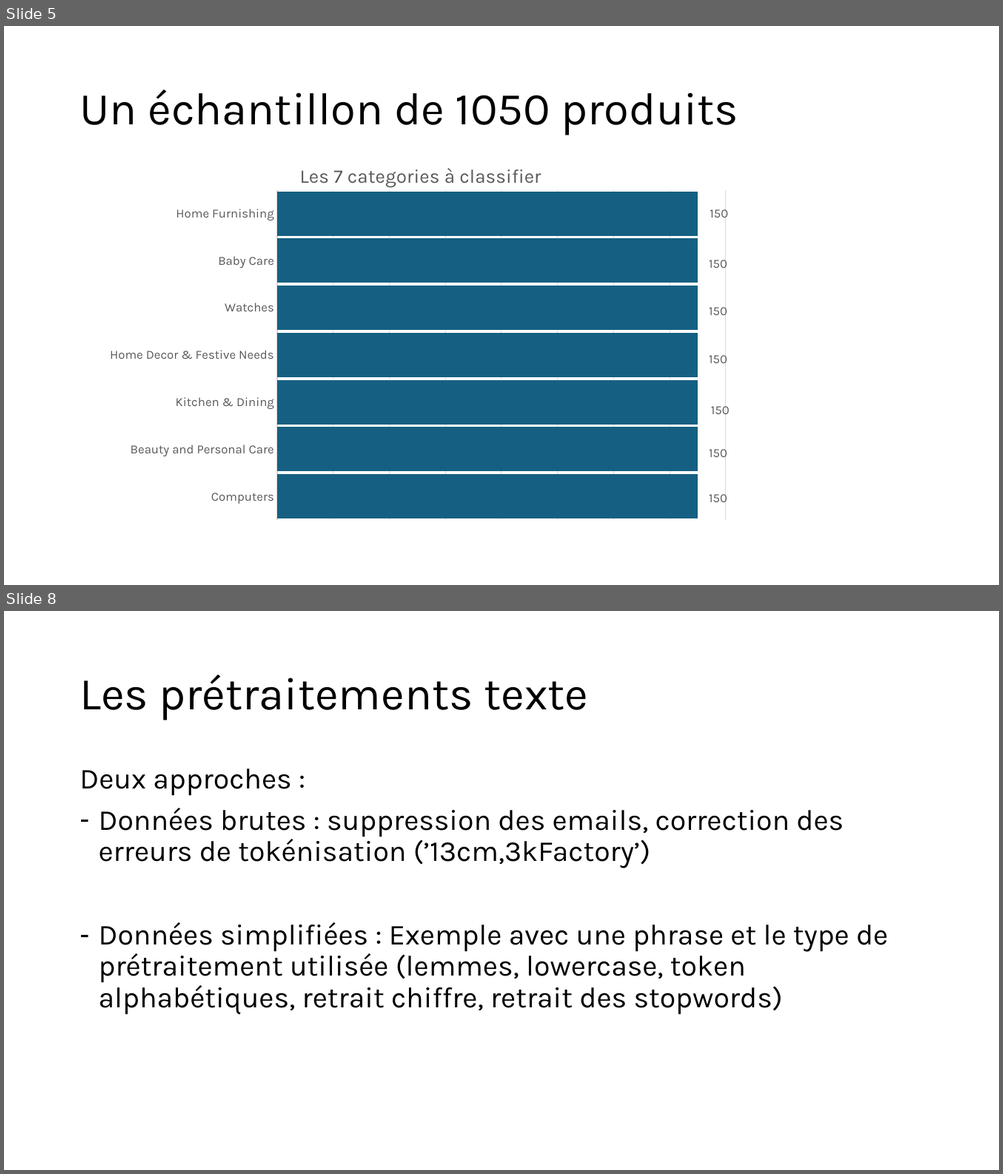
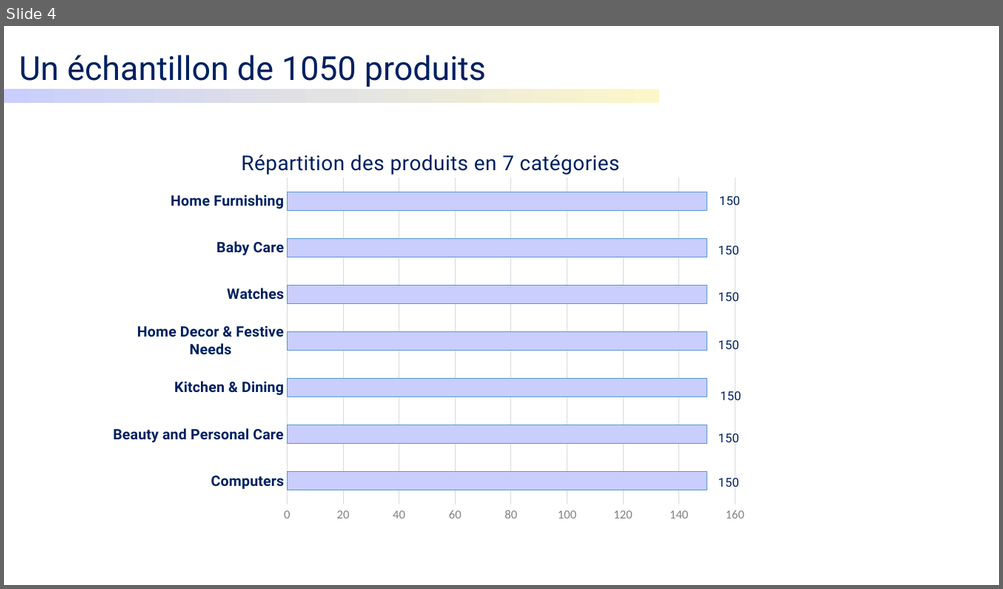
Before and after one commit to Hedredo/oc_projet_6, a slide deck: 5_presentation_072024.pptx. Shown one above the other, each under a label of ours: slides 5 and 8 before the commit, slide 4 after it; the slides between them are not shown. The pictures are 1003x1174 and 1003x589 pixels, drawn with LibreOffice and Linux fonts; fonts in the diff are those of the drawing. Boxes give left, top, right and bottom in pixels: in the first picture for what was removed or moved away, otherwise in the second. Text is boxed around its words. In the diff, an @@ line names an element or a change of style, - is before the commit and + after.

```diff
--- a/5_presentation_072024.pptx
+++ b/5_presentation_072024.pptx
@@ slide 8 removed at bbox=[4, 611, 999, 1170], background #FFFFFF @@
@@ title removed at bbox=[79, 675, 588, 721] @@
-Les prétraitements texte
@@ text removed at bbox=[79, 769, 888, 1015] @@
-Deux approches :
-– Données brutes : suppression des emails, correction des erreurs de tokénisation (’13cm,3kFactory’)
-– Données simplifiées : Exemple avec une phrase et le type de prétraitement utilisée (lemmes, lowercase, token alphabétiques, retrait chiffre, retrait des stopwords)
@@ what was slide 5 is now slide 4 @@
@@ slide 4 changed as well @@
@@ text "Un échantillon de 1050 produits": place and size @@
-text "Un échantillon de 1050 produits" at bbox=[79, 90, 738, 136]
+text "Un échantillon de 1050 produits" at bbox=[19, 55, 486, 87]
@@ text "Un échantillon de 1050 produits" at bbox=[19, 55, 486, 87]: size 44 to 32 pt, font Karla to Roboto, text colour #000000 to #002060; line spacing 0.9 to 1; vertical alignment middle to top @@
@@ rounded rectangle added at bbox=[4, 90, 659, 103], fill gradient #FCF7C9 to #E3E3E3 to #C9CEFC @@
@@ bar chart at bbox=[113, 136, 747, 522] @@
@@ title "Les 7 categories à classifier " to "Répartition des produits en 7 catégories " @@
@@ colour of Series 1 #156082 to #C9CEFC @@
@@ data labels of Series 1 changed @@
@@ category axis changed @@
@@ value axis changed @@
@@ bar spacing changed @@
@@ lettering changed @@
@@ bar chart: place and size @@
-bar chart at bbox=[104, 147, 738, 534]
+bar chart at bbox=[113, 136, 747, 522]
```
Also in this commit, not shown: 2 other slides changed, 22 slides added, 17 other slides removed, 14 other files.
